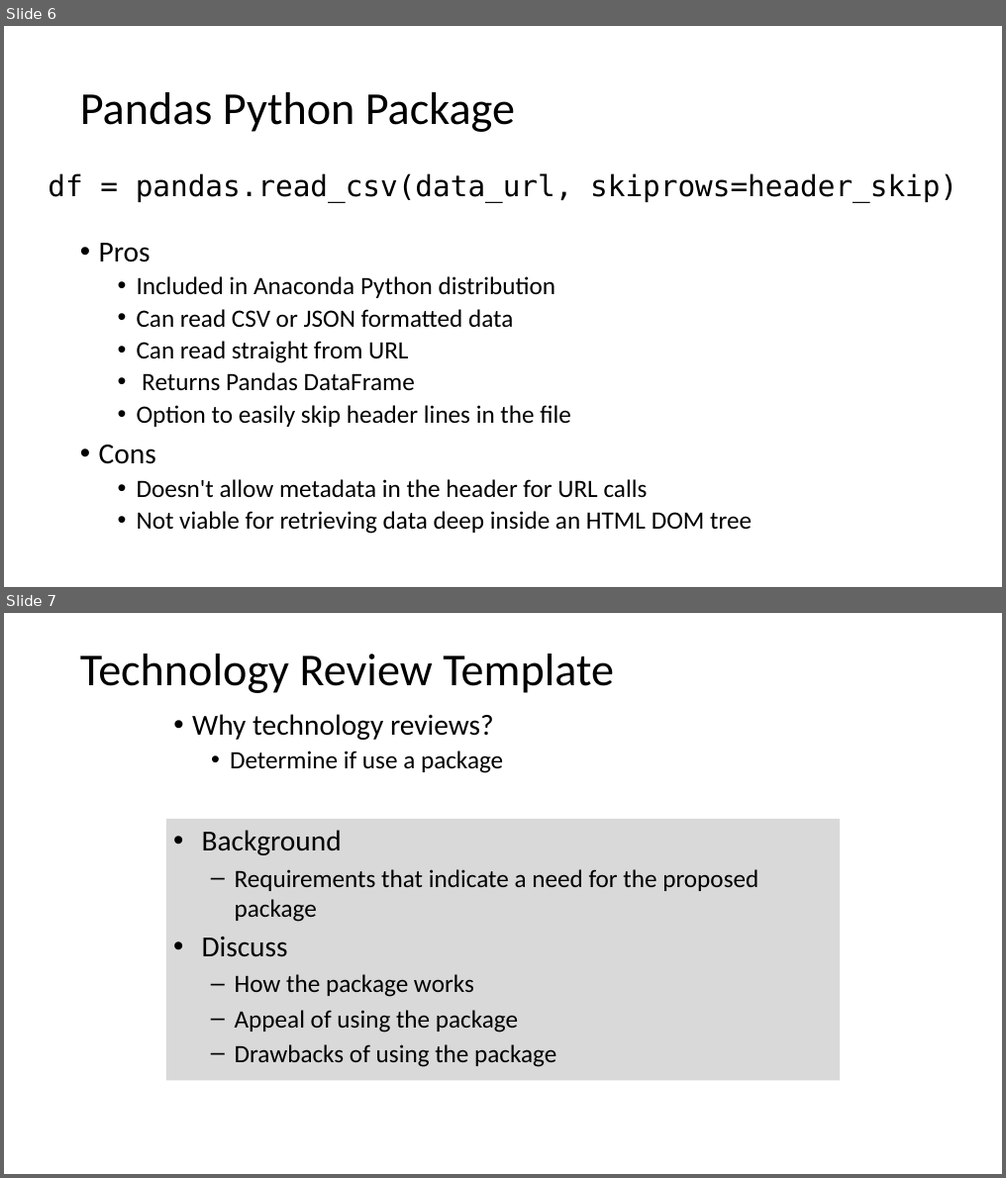
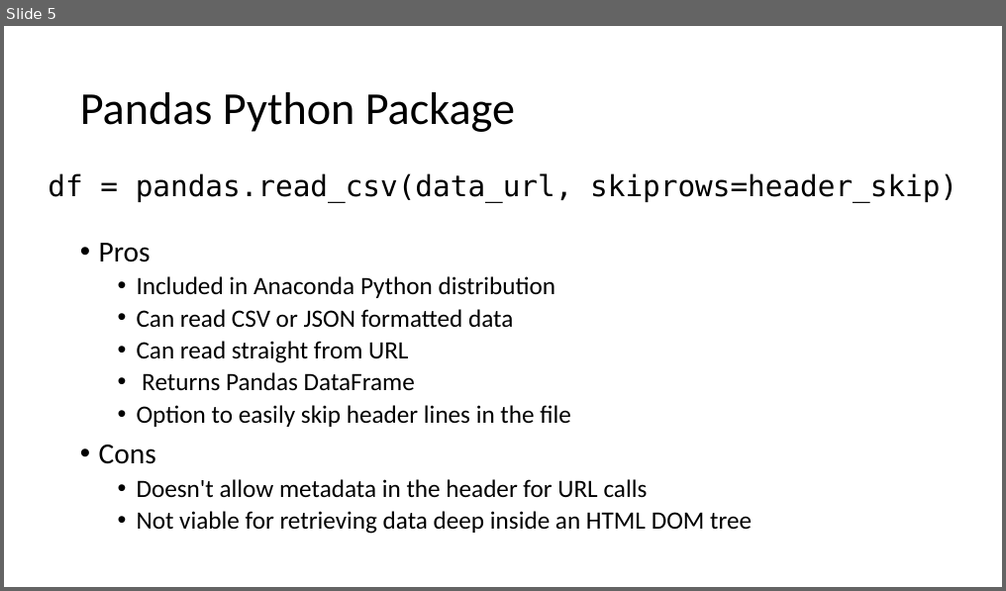
Before and after one commit to toddschultz/DegreesOfClimateChange, a slide deck: doc/design/TechnologyReview.pptx. Shown one above the other, each under a label of ours: slides 6 and 7 before the commit, slide 5 after it. The pictures are 1006x1178 and 1006x591 pixels, drawn with LibreOffice and Linux fonts; fonts in the diff are those of the drawing. Boxes give left, top, right and bottom in pixels: in the first picture for what was removed or moved away, otherwise in the second. Text is boxed around its words. In the diff, an @@ line names an element or a change of style, - is before the commit and + after.

Commit message:
draft of powerpoint tech review done

```diff
--- a/doc/design/TechnologyReview.pptx
+++ b/doc/design/TechnologyReview.pptx
@@ slide 7 removed at (4,613,1002,1174), background #FFFFFF @@
@@ title removed at (80,654,614,693) @@
-Technology Review Template
@@ text removed at (192,714,503,773) @@
-• Why technology reviews?
-  • Determine if use a package
@@ rectangle removed at (166,819,841,1081) @@
-• Background
-  – Requirements that indicate a need for the proposed package
-• Discuss
-  – How the package works
-  – Appeal of using the package
-  – Drawbacks of using the package
@@ what was slide 6 is now slide 5 @@
```
Also in this commit, not shown: 2 slides added, 3 other slides removed.
